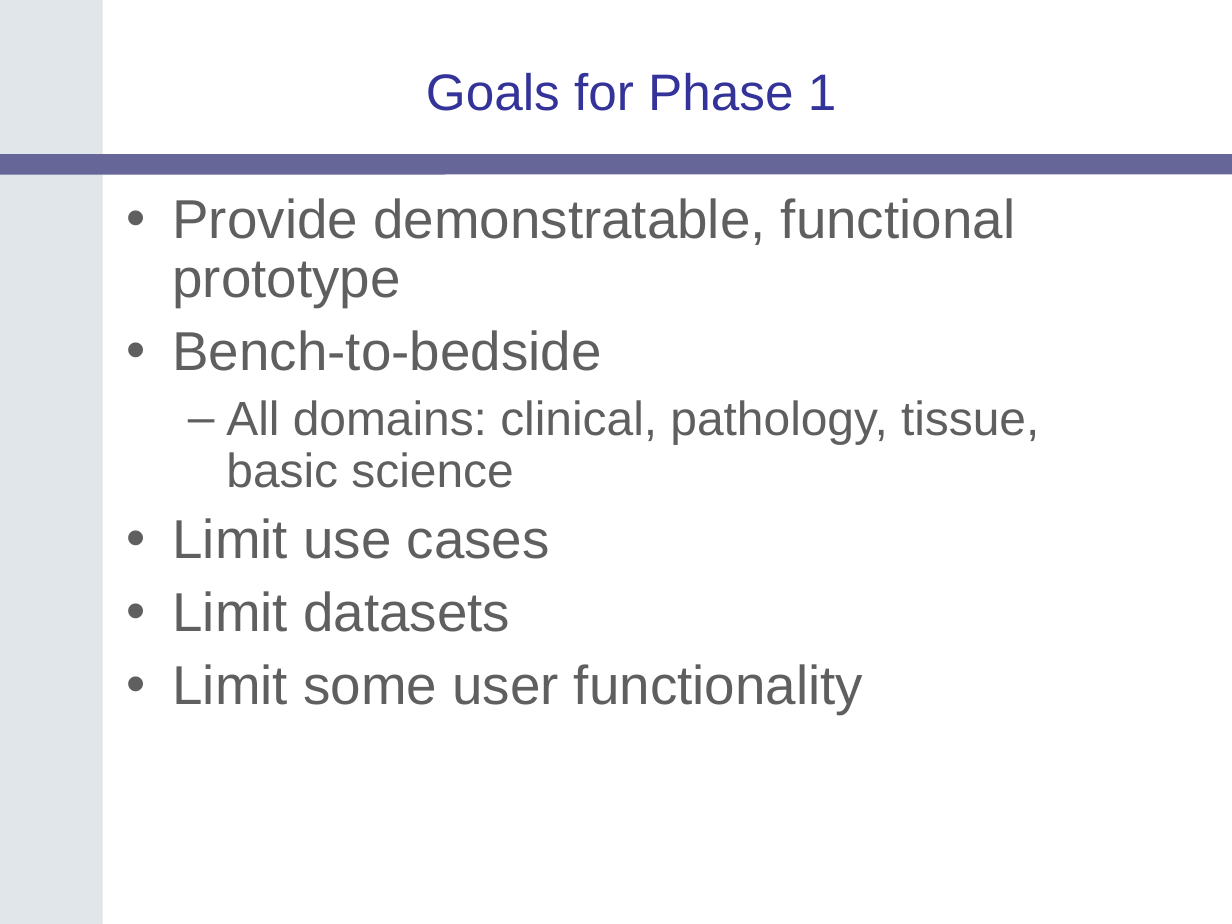
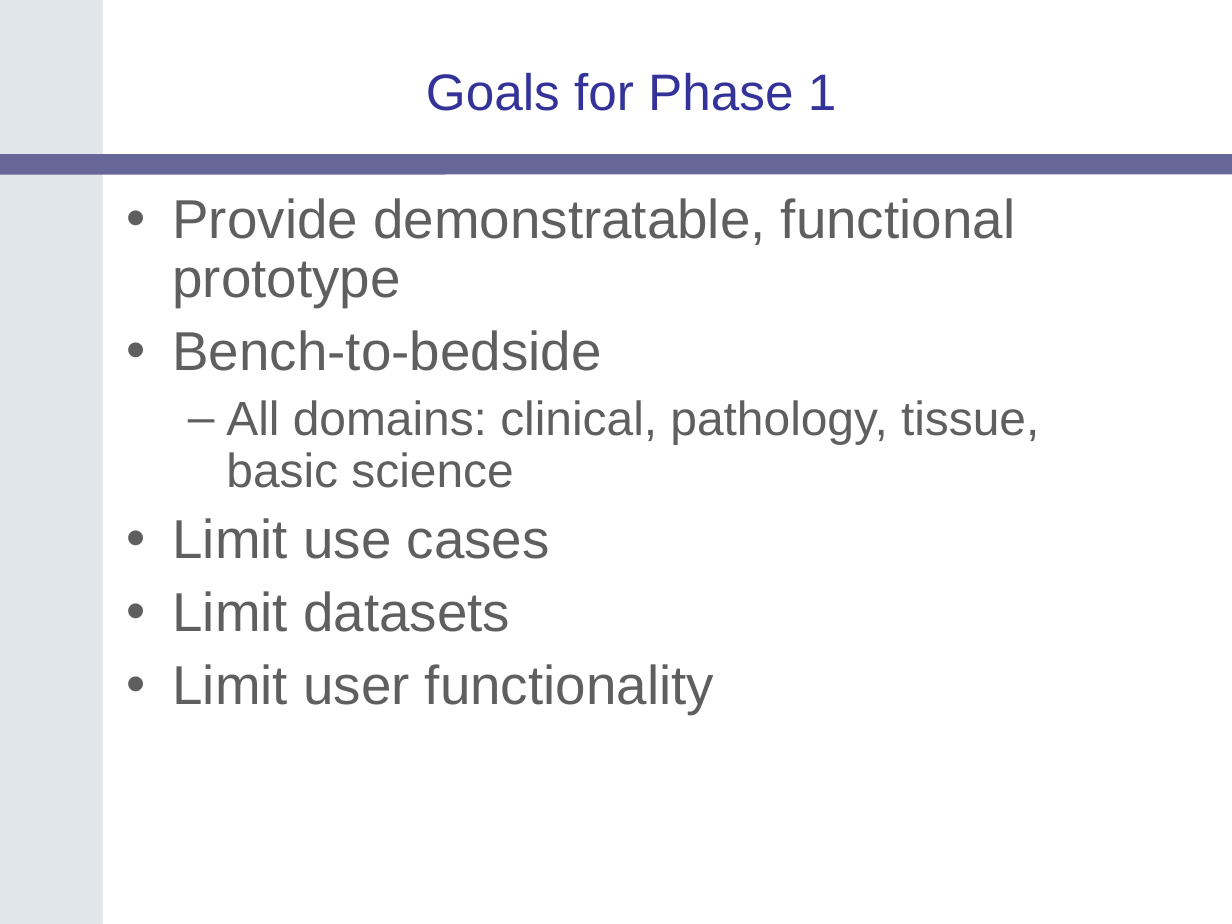
Before and after one commit to NCIP/catrip, a slide deck: slide 21 of catrip/documentation/presentations/translational_sig_2006_06_13/catrip_translational_sig_2006_06_13.ppt. Drawn at 1232x924 pixels with LibreOffice and Linux fonts; fonts in the diff are those of the drawing; background and template pictures are left out. Boxes give left, top, right and bottom in pixels: in the first picture for what was removed or moved away, otherwise in the second. Text is boxed around its words. In the diff, an @@ line names an element or a change of style, - is before the commit and + after.

Commit message:
minor grammar changes
SVN-Revision: 114

```diff
--- a/catrip/documentation/presentations/translational_sig_2006_06_13/catrip_translational_sig_2006_06_13.ppt
+++ b/catrip/documentation/presentations/translational_sig_2006_06_13/catrip_translational_sig_2006_06_13.ppt
@@ text at (x1=173, y1=664, x2=714, y2=714): text changed @@
-• Limit some user functionality
+• Limit user functionality
```
Also in this commit, not shown: 3 other slides changed.
